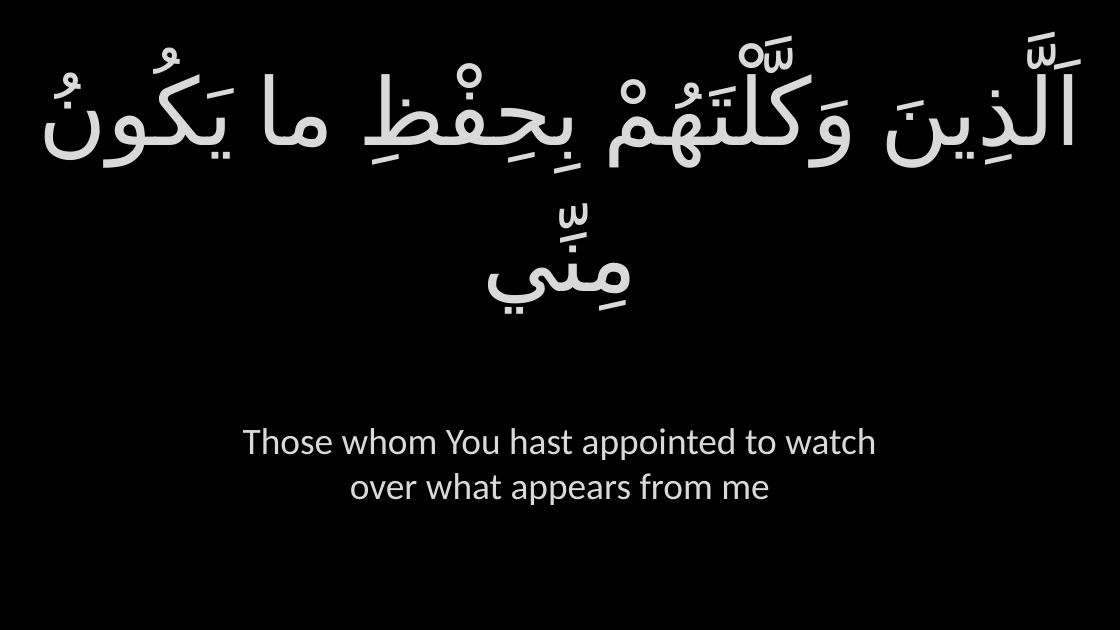
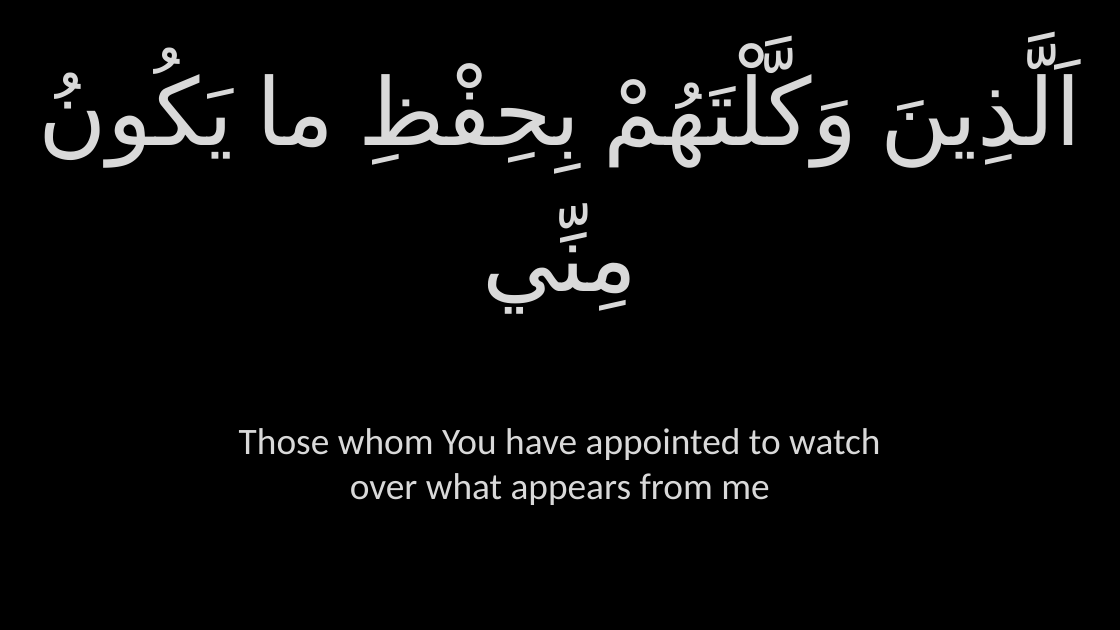
Before and after one commit to GhayurH/Slides, a slide deck: slide 175 of Slides/PPTs/Aza - Dua Kumayl.pptx. Drawn at 1120x630 pixels with LibreOffice and Linux fonts; fonts in the diff are those of the drawing; background and template pictures are left out. Boxes give left, top, right and bottom in pixels: in the first picture for what was removed or moved away, otherwise in the second. Text is boxed around its words. In the diff, an @@ line names an element or a change of style, - is before the commit and + after.

```diff
--- a/Slides/PPTs/Aza - Dua Kumayl.pptx
+++ b/Slides/PPTs/Aza - Dua Kumayl.pptx
@@ text at <box>239,428,880,505</box>: text changed @@
-Those whom You hast appointed to watch over what appears from me
+Those whom You have appointed to watch over what appears from me
```
Also in this commit, not shown: 64 other slides changed, 10 other files.
